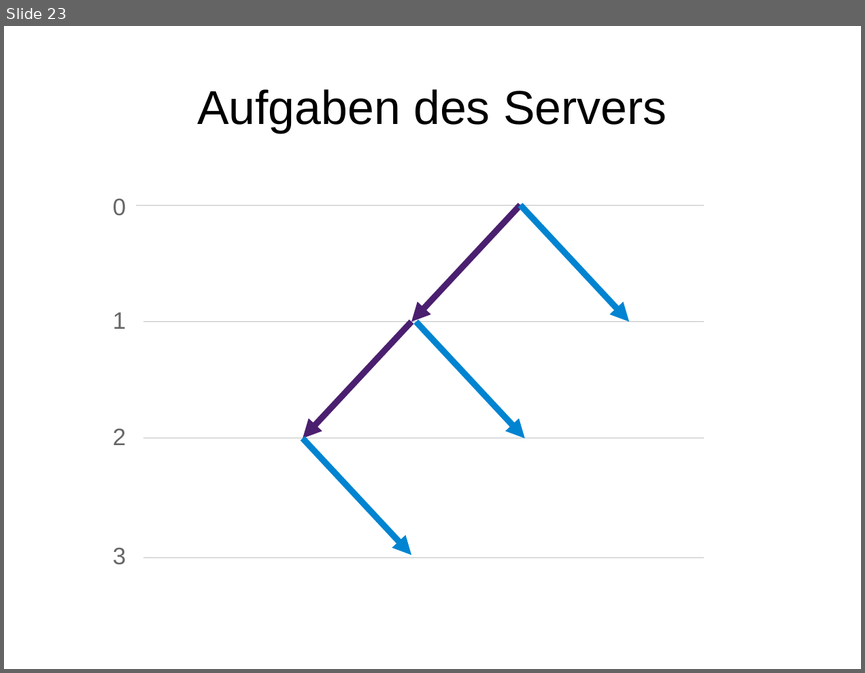
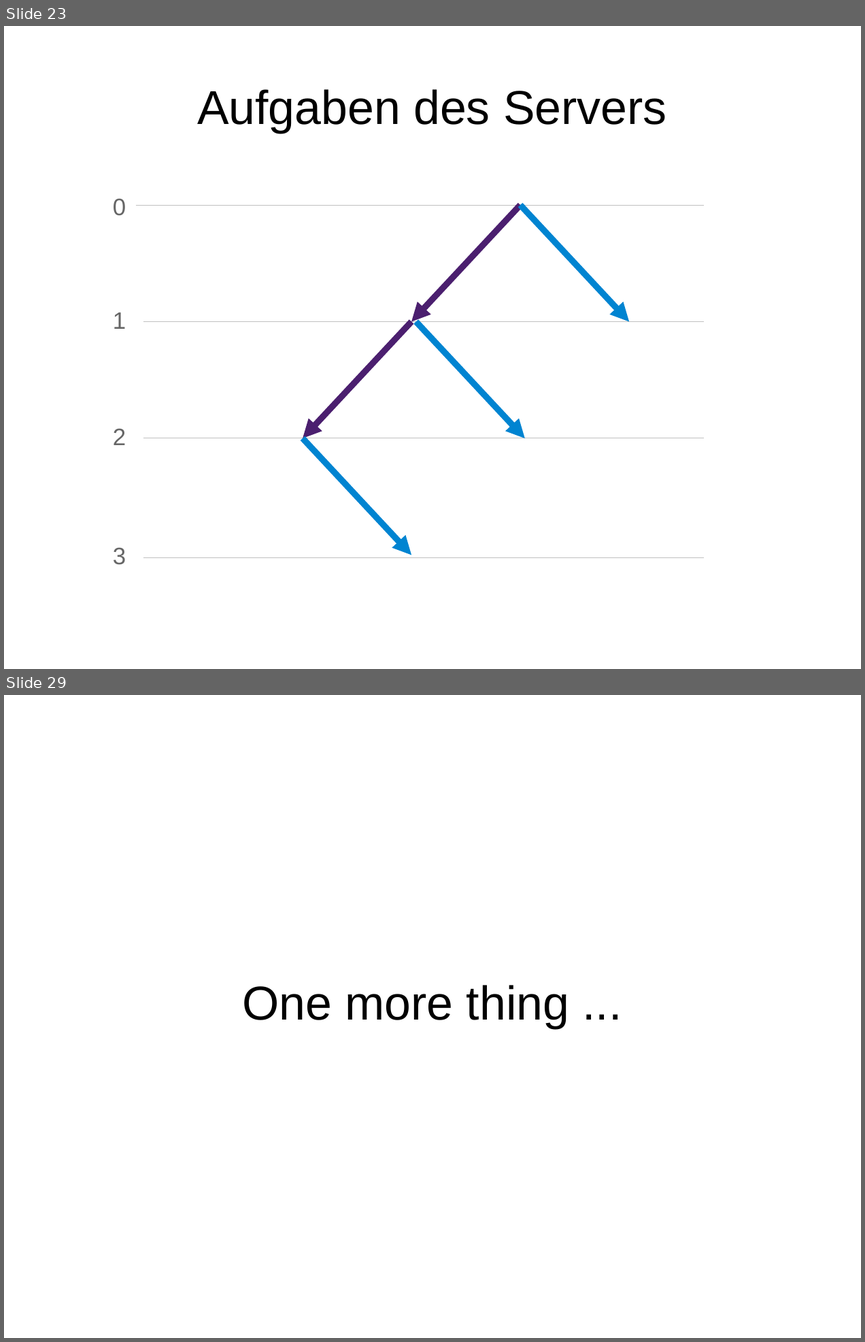
Before and after one commit to timjb/presentations, a slide deck: operational-transformation/operational-transformation.odp. Shown one above the other, each under a label of ours: slide 23 before the commit, slides 23 and 29 after it; the slides between them are not shown. The pictures are 865x673 and 865x1342 pixels, drawn with LibreOffice and Linux fonts; fonts in the diff are those of the drawing. Boxes give left, top, right and bottom in pixels: in the first picture for what was removed or moved away, otherwise in the second. Text is boxed around its words. In the diff, an @@ line names an element or a change of style, - is before the commit and + after.

```diff
--- a/operational-transformation/operational-transformation.odp
+++ b/operational-transformation/operational-transformation.odp
@@ slide 29 added at (x1=4, y1=695, x2=861, y2=1338), background #FFFFFF @@
@@ title added at (x1=242, y1=985, x2=569, y2=1028), 44 pt, text #000000 @@
+One more thing ...
```
Also in this commit, not shown: 1 slide changed, 7 other slides added, 1 other file.
